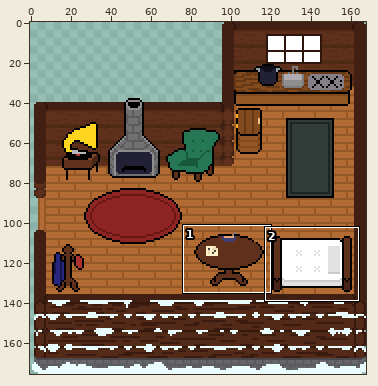
One commit to this sprite sheet: cozy_winter_jam_2025/resources/tile/house.png. Above, an overview of the earlier version with the close-up marked.
Close-up. Old version:
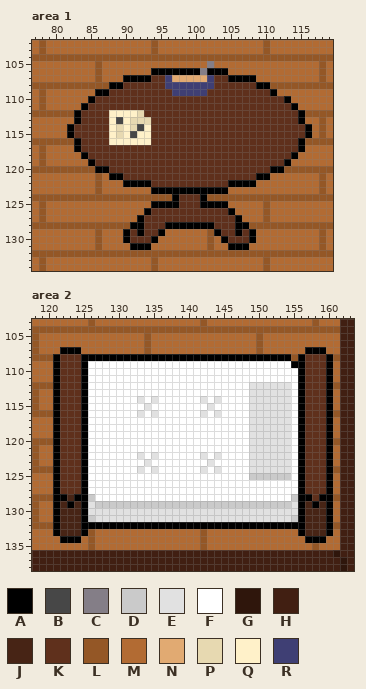
The file is 168x176 pixels. Colours within 5 levels of each other are drawn and written as one. Shown: area 1: x 77..119, y 102..134; area 2: x 118..163, y 103..138. The commit also changed other parts of the picture, which this record leaves out.
Palette (. is transparent): A #000000  B #474747  C #847e87  D #cacaca  E #e1e1e1  F #ffffff  G #2f160c  H #411f12  J #472415  K #5f301c  L #945726  M #b26b33  N #e1aa72  P #e7d9b1  Q #fff1c9  R #3f3f74
Pixels before, area 1, first column x 77:
102 MLMMMMMMMMMMMMMMMLMMMMMMMMMMMMMMMLMMMMMMMMM
103 MLMMMMMMMMMMMMMMMLMMMMMMMMMMMMMMMLMMMMMMMMM
104 LLLLLLLLLLLLLLLLLLLLLLLLLLLLLLLLLLLLLLLLLLL
105 MMMMMMMMMLMMMMMMMMMMMMMMMCMMMMMMMMMMMMMMMLM
106 MMMMMMMMMLMMMMMMMAAAAAAACAAAMMMMMMMMMMMMMLM
107 MMMMMMMMMLMMMAAAAKKRNNNNNRKKAAAAMMMMMMMMMLM
108 LLLLLLLLLLLAAKKKKKKRRRRRRRKKKKKKAALLLLLLLLL
109 MLMMMMMMMAAKKKKKKKKKRRRRRKKKKKKKKKAMMMMMMMM
110 MLMMMMMMAKKKKKKKKKKKKKKKKKKKKKKKKKKKAMMMMMM
111 MLMMMMMAKKKKKKKKKKKKKKKKKKKKKKKKKKKKKAMMMMM
112 LLLLLLAKKKKQQQQPKKKKKKKKKKKKKKKKKKKKKKALLLL
113 MMMMMMAKKKKQBQPPPKKKKKKKKKKKKKKKKKKKKKAMMLM
114 MMMMMAKKKKKQPQPBQKKKKKKKKKKKKKKKKKKKKKKAMLM
115 MMMMMAKKKKKQPQBQQKKKKKKKKKKKKKKKKKKKKKKAMLM
116 LLLLLLAKKKKQQQQQQKKKKKKKKKKKKKKKKKKKKKALLLL
117 MLMMMMAKKKKKKKKKKKKKKKKKKKKKKKKKKKKKKKAMMMM
118 MLMMMMMAKKKKKKKKKKKKKKKKKKKKKKKKKKKKKAMMMMM
119 MLMMMMMMAKKKKKKKKKKKKKKKKKKKKKKKKKKKAMMMMMM
120 LLLLLLLLLAAKKKKKKKKKKKKKKKKKKKKKKKAALLLLLLL
121 MMMMMMMMMLMAAKKKKKKKKKKKKKKKKKKKAAMMMMMMMLM
122 MMMMMMMMMLMMMAAAAKKKKKKKKKKKAAAAMMMMMMMMMLM
123 MMMMMMMMMLMMMMMMMAAAAAAAAAAAMMMMMMMMMMMMMLM
124 LLLLLLLLLLLLLLLLLLLLAKKKALLLLLLLLLLLLLLLLLL
125 MLMMMMMMMMMMMMMMMAAAAKKKAAAAMMMMMLMMMMMMMMM
126 MLMMMMMMMMMMMMMMAKKKKKKKKKKKAMMMMLMMMMMMMMM
127 MLMMMMMMMMMMMMMAKKKKKKKKKKKKKAMMMLMMMMMMMMM
128 LLLLLLLLLLLLLLAAKKKAAAAAAAKKKAALLLLLLLLLLLL
129 MMMMMMMMMLMMMAKAKKAMMMMMMLAKKAKAMMMMMMMMMLM
130 MMMMMMMMMLMMMAKKKAMMMMMMMLMAKKKAMMMMMMMMMLM
131 MMMMMMMMMLMMMMAAAMMMMMMMMLMMAAAMMMMMMMMMMLM
132 LLLLLLLLLLLLLLLLLLLLLLLLLLLLLLLLLLLLLLLLLLL
133 MLMMMMMMMMMMMMMMMLMMMMMMMMMMMMMMMLMMMMMMMMM
134 MLMMMMMMMMMMMMMMMLMMMMMMMMMMMMMMMLMMMMMMMMM
Pixels before, area 2, first column x 118:
103 MMMMMMMMLMMMMMMMMMMMMMMMLMMMMMMMMMMMMMMMLMMMHH
104 LLLLLLLLLLLLLLLLLLLLLLLLLLLLLLLLLLLLLLLLLLLLHH
105 LMMMMMMMMMMMMMMMLMMMMMMMMMMMMMMMLMMMMMMMMMMMHH
106 LMMMMMMMMMMMMMMMLMMMMMMMMMMMMMMMLMMMMMMMMMMMHH
107 LMMMAAAMMMMMMMMMLMMMMMMMMMMMMMMMLMMMMMMAAAMMHH
108 LLLAKKKAAAAAAAAAAAAAAAAAAAAAAAAAAAAAALAKKKALHH
109 MMMAKKKAFFFFFFFFFFFFFFFFFFFFFFFFFFFFFAAKKKAMHH
110 MMMAKKKAFFFFFFFFFFFFFFFFFFFFFFFFFFFFFFAKKKAMHH
111 MMMAKKKAFFFFFFFFFFFFFFFFFFFFFFFFFFFFFFAKKKAMHH
112 LLLAKKKAFFFFFFFFFFFFFFFFFFFFFFFEEEEEEFAKKKALHH
113 LMMAKKKAFFFFFFFFFFFFFFFFFFFFFFFEEEEEEFAKKKAMHH
114 LMMAKKKAFFFFFFFEFEFFFFFFEFEFFFFEEEEEEFAKKKAMHH
115 LMMAKKKAFFFFFFFFEFFFFFFFFEFFFFFEEEEEEFAKKKAMHH
116 LLLAKKKAFFFFFFFEFEFFFFFFEFEFFFFEEEEEEFAKKKALHH
117 MMMAKKKAFFFFFFFFFFFFFFFFFFFFFFFEEEEEEFAKKKAMHH
118 MMMAKKKAFFFFFFFFFFFFFFFFFFFFFFFEEEEEEFAKKKAMHH
119 MMMAKKKAFFFFFFFFFFFFFFFFFFFFFFFEEEEEEFAKKKAMHH
120 LLLAKKKAFFFFFFFFFFFFFFFFFFFFFFFEEEEEEFAKKKALHH
121 LMMAKKKAFFFFFFFFFFFFFFFFFFFFFFFEEEEEEFAKKKAMHH
122 LMMAKKKAFFFFFFFEFEFFFFFFEFEFFFFEEEEEEFAKKKAMHH
123 LMMAKKKAFFFFFFFFEFFFFFFFFEFFFFFEEEEEEFAKKKAMHH
124 LLLAKKKAFFFFFFFEFEFFFFFFEFEFFFFEEEEEEFAKKKALHH
125 MMMAKKKAFFFFFFFFFFFFFFFFFFFFFFFDDDDDDFAKKKAMHH
126 MMMAKKKAFFFFFFFFFFFFFFFFFFFFFFFFFFFFFFAKKKAMHH
127 MMMAKKKAFFFFFFFFFFFFFFFFFFFFFFFFFFFFFFAKKKAMHH
128 LLLAAJAADFFFFFFFFFFFFFFFFFFFFFFFFFFFFDAAKAALHH
129 LMMAJAJAEDDDDDDDDDDDDDDDDDDDDDDDDDDDDEAJAJAMHH
130 LMMAJJJAEEEEEEEEEEEEEEEEEEEEEEEEEEEEEEAJJJAMHH
131 LMMAJJJADEEEEEEEEEEEEEEEEEEEEEEEEEEEEDAJJJAMHH
132 LLLAJJJAAAAAAAAAAAAAAAAAAAAAAAAAAAAAAAAJJJALHH
133 MMMAJJJALMMMMMMMMMMMMMMMLMMMMMMMMMMMMMAJJJAMHH
134 MMMMAAAMLMMMMMMMMMMMMMMMLMMMMMMMMMMMMMMAAAMMHH
135 MMMMMMMMLMMMMMMMMMMMMMMMLMMMMMMMMMMMMMMMLMMMHH
136 HHHHHHHHHHHHHHHHHHHHHHHHHHHHHHHHHHHHHHHHHHHGHH
137 HHHHHHHHHHHHHHHHHHHHHHHHHHHHHHHHHHHHHHHHHHHHGH
138 HHHHHHHHHHHHHHHHHHHHHHHHHHHHHHHHHHHHHHHHHHHHGH
After:
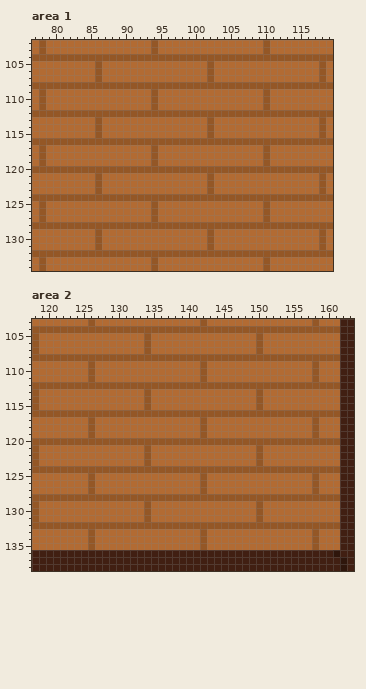
Edits made:
Area 1:
y 105: x 102 C -> L
y 106: x 94..104 AAAAAAACAAA -> MMMMMMMMLMM
y 107: x 90..108 AAAAKKRNNNNNRKKAAAA -> MMMMMMMMMMMMLMMMMMM
y 108: x 88..110 AAKKKKKKRRRRRRRKKKKKKAA -> LLLLLLLLLLLLLLLLLLLLLLL
y 109: x 86..111 AAKKKKKKKKKRRRRRKKKKKKKKKA -> MMMMMMMMLMMMMMMMMMMMMMMMLM
y 110: x 85..113 AKKKKKKKKKKKKKKKKKKKKKKKKKKKA -> MMMMMMMMMLMMMMMMMMMMMMMMMLMMM
y 111: x 84..114 AKKKKKKKKKKKKKKKKKKKKKKKKKKKKKA -> MMMMMMMMMMLMMMMMMMMMMMMMMMLMMMM
y 112: x 83..115 AKKKKQQQQPKKKKKKKKKKKKKKKKKKKKKKA -> LLLLLLLLLLLLLLLLLLLLLLLLLLLLLLLLL
y 113: x 83..115 AKKKKQBQPPPKKKKKKKKKKKKKKKKKKKKKA -> MMMLMMMMMMMMMMMMMMMLMMMMMMMMMMMMM
y 114: x 82..116 AKKKKKQPQPBQKKKKKKKKKKKKKKKKKKKKKKA -> MMMMLMMMMMMMMMMMMMMMLMMMMMMMMMMMMMM
y 115: x 82..116 AKKKKKQPQBQQKKKKKKKKKKKKKKKKKKKKKKA -> MMMMLMMMMMMMMMMMMMMMLMMMMMMMMMMMMMM
y 116: x 83..115 AKKKKQQQQQQKKKKKKKKKKKKKKKKKKKKKA -> LLLLLLLLLLLLLLLLLLLLLLLLLLLLLLLLL
y 117: x 83..115 AKKKKKKKKKKKKKKKKKKKKKKKKKKKKKKKA -> MMMMMMMMMMMLMMMMMMMMMMMMMMMLMMMMM
y 118: x 84..114 AKKKKKKKKKKKKKKKKKKKKKKKKKKKKKA -> MMMMMMMMMMLMMMMMMMMMMMMMMMLMMMM
y 119: x 85..113 AKKKKKKKKKKKKKKKKKKKKKKKKKKKA -> MMMMMMMMMLMMMMMMMMMMMMMMMLMMM
y 120: x 86..112 AAKKKKKKKKKKKKKKKKKKKKKKKAA -> LLLLLLLLLLLLLLLLLLLLLLLLLLL
y 121: x 88..110 AAKKKKKKKKKKKKKKKKKKKAA -> MMMMMMMMMMMMMMLMMMMMMMM
y 122: x 90..108 AAAAKKKKKKKKKKKAAAA -> MMMMMMMMMMMMLMMMMMM
y 123: x 94..104 AAAAAAAAAAA -> MMMMMMMMLMM
y 124: x 97..101 AKKKA -> LLLLL
y 125: x 94..104 AAAAKKKAAAA -> LMMMMMMMMMM
y 126: x 93..105 AKKKKKKKKKKKA -> MLMMMMMMMMMMM
y 127: x 92..106 AKKKKKKKKKKKKKA -> MMLMMMMMMMMMMMM
y 128: x 91..107 AAKKKAAAAAAAKKKAA -> LLLLLLLLLLLLLLLLL
y 129: x 90..95 AKAKKA -> MMMMMM; x 103..108 AKKAKA -> MMMMMM
y 130: x 90..94 AKKKA -> MMMMM; x 104..108 AKKKA -> MMMMM
y 131: x 91..93 AAA -> MMM; x 105..107 AAA -> MMM
Area 2:
y 107: x 122..124 AAA -> MMM; x 157..159 AAA -> MMM
y 108: x 121..154 AKKKAAAAAAAAAAAAAAAAAAAAAAAAAAAAAA -> LLLLLLLLLLLLLLLLLLLLLLLLLLLLLLLLLL; x 156..160 AKKKA -> LLLLL
y 109: x 121..160 AKKKAFFFFFFFFFFFFFFFFFFFFFFFFFFFFFAAKKKA -> MMMMMLMMMMMMMMMMMMMMMLMMMMMMMMMMMMMMMLMM
y 110..111: x 121..160 AKKKAFFFFFFFFFFFFFFFFFFFFFFFFFFFFFFAKKKA -> MMMMMLMMMMMMMMMMMMMMMLMMMMMMMMMMMMMMMLMM
y 112: x 121..160 AKKKAFFFFFFFFFFFFFFFFFFFFFFFEEEEEEFAKKKA -> LLLLLLLLLLLLLLLLLLLLLLLLLLLLLLLLLLLLLLLL
y 113: x 121..160 AKKKAFFFFFFFFFFFFFFFFFFFFFFFEEEEEEFAKKKA -> MMMMMMMMMMMMMLMMMMMMMMMMMMMMMLMMMMMMMMMM
y 114: x 121..160 AKKKAFFFFFFFEFEFFFFFFEFEFFFFEEEEEEFAKKKA -> MMMMMMMMMMMMMLMMMMMMMMMMMMMMMLMMMMMMMMMM
y 115: x 121..160 AKKKAFFFFFFFFEFFFFFFFFEFFFFFEEEEEEFAKKKA -> MMMMMMMMMMMMMLMMMMMMMMMMMMMMMLMMMMMMMMMM
y 116: x 121..160 AKKKAFFFFFFFEFEFFFFFFEFEFFFFEEEEEEFAKKKA -> LLLLLLLLLLLLLLLLLLLLLLLLLLLLLLLLLLLLLLLL
y 117..119: x 121..160 AKKKAFFFFFFFFFFFFFFFFFFFFFFFEEEEEEFAKKKA -> MMMMMLMMMMMMMMMMMMMMMLMMMMMMMMMMMMMMMLMM
y 120: x 121..160 AKKKAFFFFFFFFFFFFFFFFFFFFFFFEEEEEEFAKKKA -> LLLLLLLLLLLLLLLLLLLLLLLLLLLLLLLLLLLLLLLL
y 121: x 121..160 AKKKAFFFFFFFFFFFFFFFFFFFFFFFEEEEEEFAKKKA -> MMMMMMMMMMMMMLMMMMMMMMMMMMMMMLMMMMMMMMMM
y 122: x 121..160 AKKKAFFFFFFFEFEFFFFFFEFEFFFFEEEEEEFAKKKA -> MMMMMMMMMMMMMLMMMMMMMMMMMMMMMLMMMMMMMMMM
y 123: x 121..160 AKKKAFFFFFFFFEFFFFFFFFEFFFFFEEEEEEFAKKKA -> MMMMMMMMMMMMMLMMMMMMMMMMMMMMMLMMMMMMMMMM
y 124: x 121..160 AKKKAFFFFFFFEFEFFFFFFEFEFFFFEEEEEEFAKKKA -> LLLLLLLLLLLLLLLLLLLLLLLLLLLLLLLLLLLLLLLL
y 125: x 121..160 AKKKAFFFFFFFFFFFFFFFFFFFFFFFDDDDDDFAKKKA -> MMMMMLMMMMMMMMMMMMMMMLMMMMMMMMMMMMMMMLMM
y 126..127: x 121..160 AKKKAFFFFFFFFFFFFFFFFFFFFFFFFFFFFFFAKKKA -> MMMMMLMMMMMMMMMMMMMMMLMMMMMMMMMMMMMMMLMM
y 128: x 121..160 AAJAADFFFFFFFFFFFFFFFFFFFFFFFFFFFFDAAKAA -> LLLLLLLLLLLLLLLLLLLLLLLLLLLLLLLLLLLLLLLL
y 129: x 121..160 AJAJAEDDDDDDDDDDDDDDDDDDDDDDDDDDDDEAJAJA -> MMMMMMMMMMMMMLMMMMMMMMMMMMMMMLMMMMMMMMMM
y 130: x 121..160 AJJJAEEEEEEEEEEEEEEEEEEEEEEEEEEEEEEAJJJA -> MMMMMMMMMMMMMLMMMMMMMMMMMMMMMLMMMMMMMMMM
y 131: x 121..160 AJJJADEEEEEEEEEEEEEEEEEEEEEEEEEEEEDAJJJA -> MMMMMMMMMMMMMLMMMMMMMMMMMMMMMLMMMMMMMMMM
y 132: x 121..160 AJJJAAAAAAAAAAAAAAAAAAAAAAAAAAAAAAAAJJJA -> LLLLLLLLLLLLLLLLLLLLLLLLLLLLLLLLLLLLLLLL
y 133: x 121..125 AJJJA -> MMMMM; x 156..160 AJJJA -> MMLMM
y 134: x 122..124 AAA -> MMM; x 157..159 AAA -> MLM
